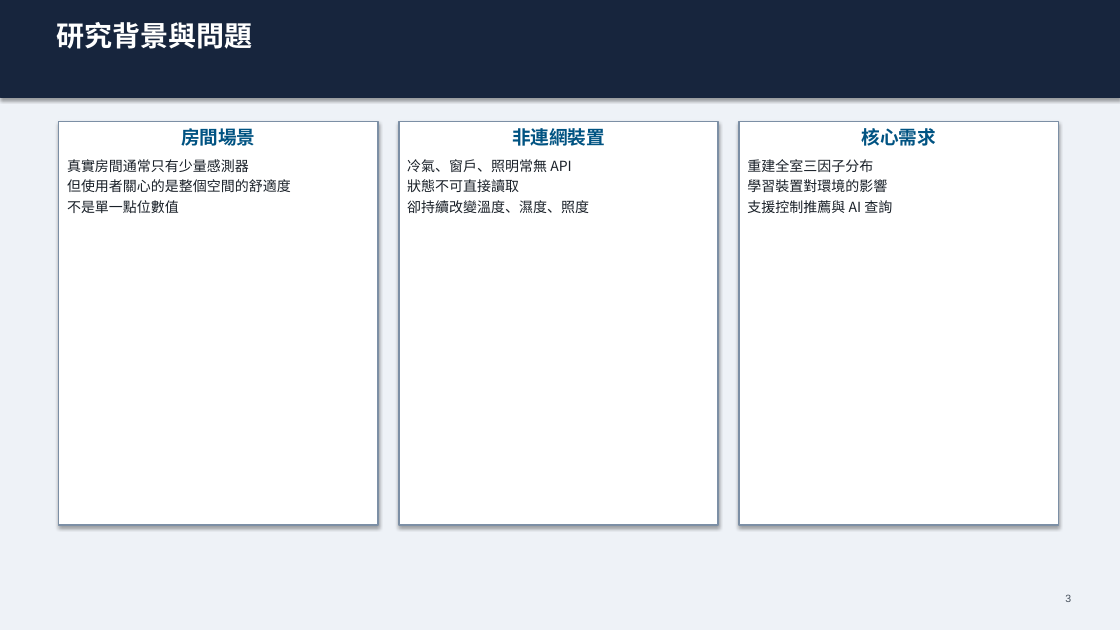
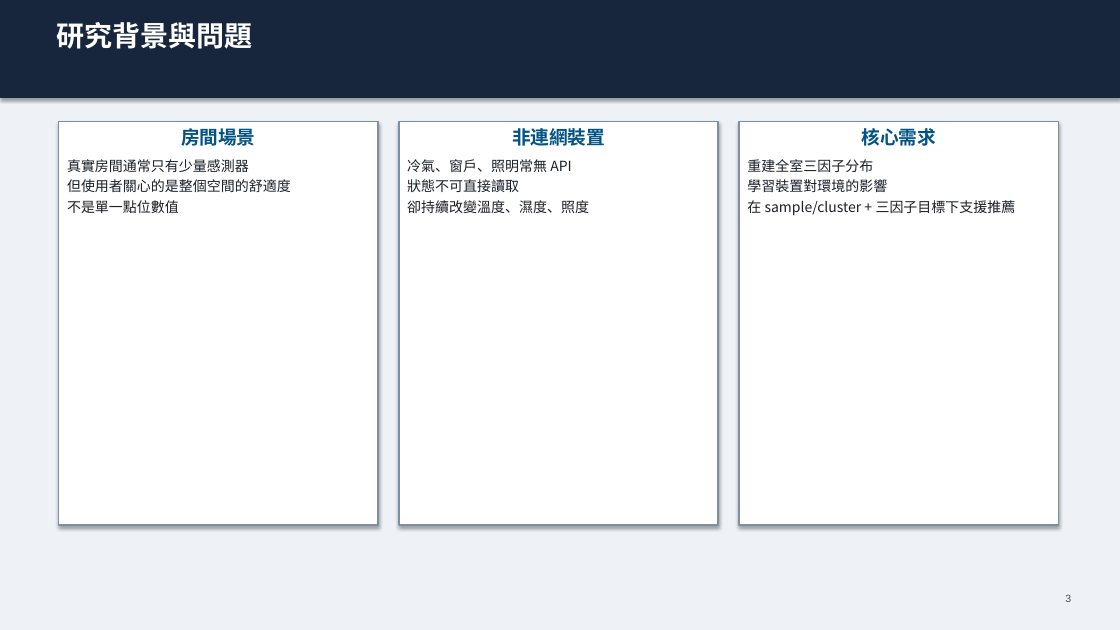
Before and after one commit to Yunitrish006006/A-Spatial-Digital-Twin-Prototype-for-Indoor-Spaces-with-Environmental-Factors, a slide deck: slide 3 of docs/papers/thesis/thesis_presentation_zh_30min.pptx. Drawn at 1120x630 pixels with LibreOffice and Linux fonts; fonts in the diff are those of the drawing. Boxes give left, top, right and bottom in pixels: in the first picture for what was removed or moved away, otherwise in the second. Text is boxed around its words. In the diff, an @@ line names an element or a change of style, - is before the commit and + after.

```diff
--- a/docs/papers/thesis/thesis_presentation_zh_30min.pptx
+++ b/docs/papers/thesis/thesis_presentation_zh_30min.pptx
@@ text in rectangle at (x1=747, y1=200, x2=1016, y2=216): text changed @@
-支援控制推薦與 AI 查詢
+在 sample/cluster + 三因子目標下支援推薦
```
Also in this commit, not shown: 2 other slides changed, 39 other files.
